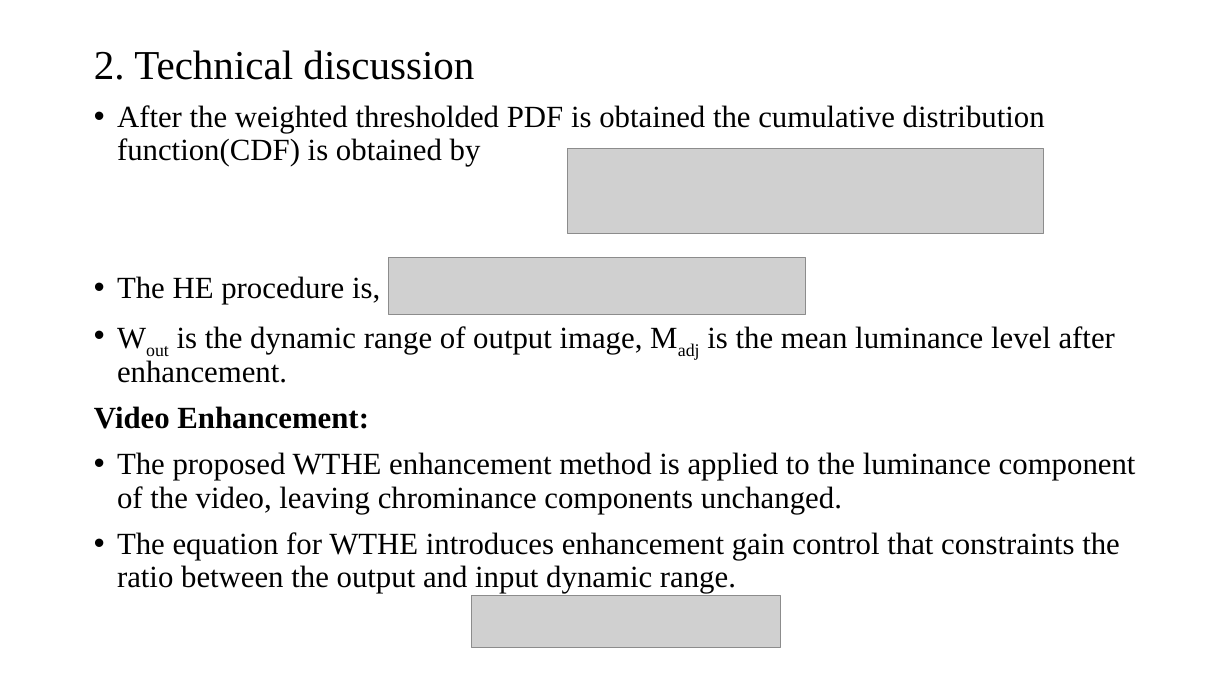
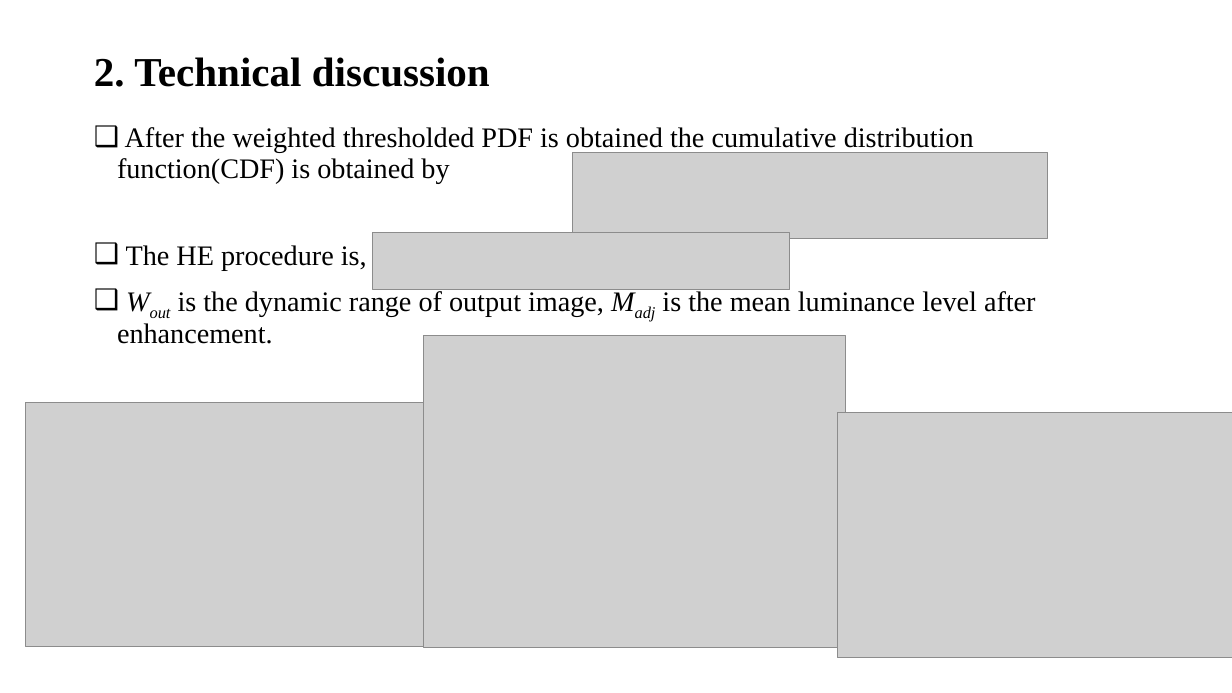
Before and after one commit to lohith921/DIP, a slide deck: slide 8 of Project/Presentation.pptx (slide 7 before the commit). Drawn at 1232x693 pixels with LibreOffice and Linux fonts; fonts in the diff are those of the drawing; grey boxes stand for pictures. Boxes give left, top, right and bottom in pixels: in the first picture for what was removed or moved away, otherwise in the second. Text is boxed around its words. In the diff, an @@ line names an element or a change of style, - is before the commit and + after.

Commit message:
added results, made format changes

```diff
--- a/Project/Presentation.pptx
+++ b/Project/Presentation.pptx
@@ title "2. Technical discussion" at [94,57,490,87]: bold on @@
@@ text "After the weighted thresholded PDF ...": place and size @@
-text "After the weighted thresholded PDF ..." at [94,105,1136,593]
+text "After the weighted thresholded PDF ..." at [117,127,1036,344]
@@ text "After the weighted thresholded PDF ..." at [117,127,1036,344]: size 24 to 22 pt; italic on in "Wout Madj"; bullet • to ❑ @@
@@ picture: place and size @@
-picture at [568,148,1044,234]
+picture at [573,152,1049,238]
@@ picture: place and size @@
-picture at [388,258,806,314]
+picture at [372,232,790,288]
@@ picture added at [424,335,846,648] @@
@@ picture added at [26,403,433,648] @@
@@ text at [94,406,1136,593]: paragraphs removed @@
-Video Enhancement:
-• The proposed WTHE enhancement method is applied to the luminance component of the video, leaving chrominance components unchanged.
-• The equation for WTHE introduces enhancement gain control that constraints the ratio between the output and input dynamic range.
@@ picture added at [837,412,1232,658] @@
@@ picture removed at [471,595,780,647] @@
```
Also in this commit, not shown: 6 other slides changed, 3 slides added, 2 slides removed.
